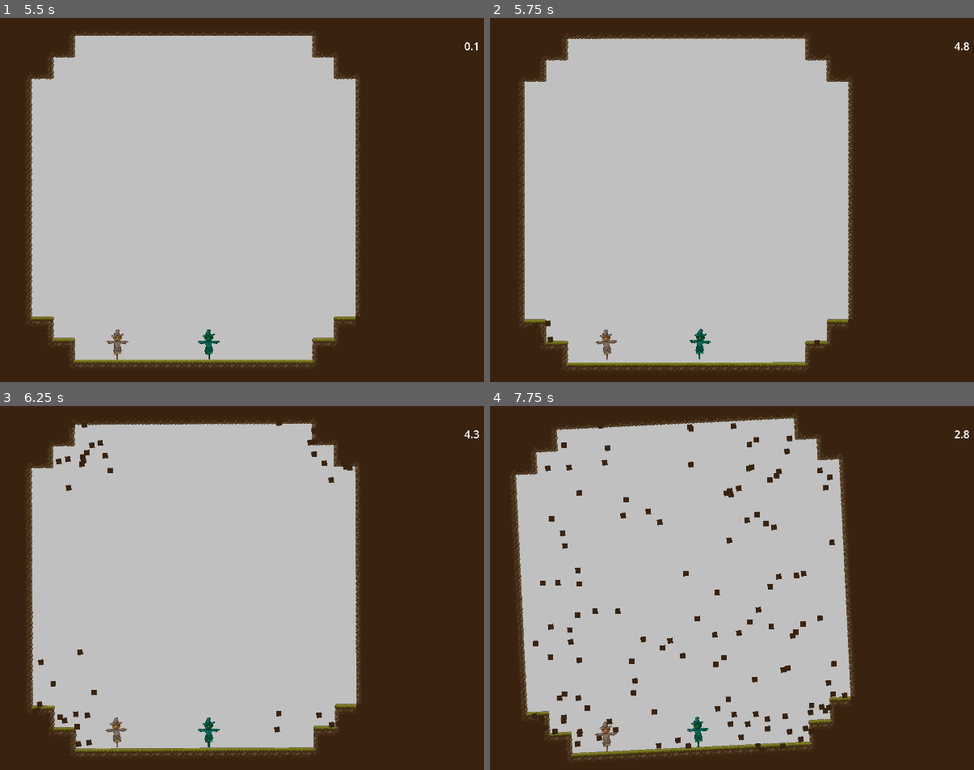
Above: before the commit, frames 1-4 (two rows, left to right).
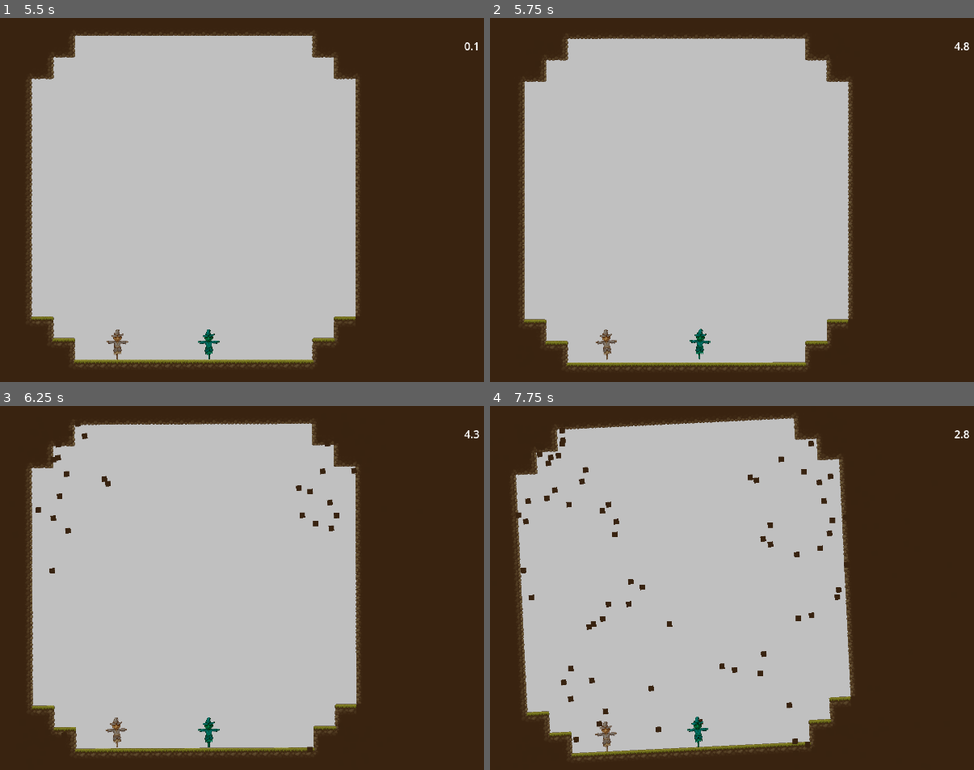
Above: after the commit, the same moments.

Repository: adudewithapc/piktiv-autumn-game-jam-2024
Game: Godot game, scene res://Scenes/UI/Menu.tscn
Same seed, same stepped clock (60 frames per second), same inputs: the game is played once before the commit and once after it. Sound files missing from this copy of the repository are replaced by a short silence.
Inputs:
- Up to frame 1 (5.5 s): click "Play" at 0.5 s; tap Enter (ui_accept) at 1.25, 1.52, 2, 2.27, 3.77, 4.52, 5, 5.27 s
- Up to frame 2 (5.75 s): no input
- Up to frame 3 (6.25 s): no input
- Up to frame 4 (7.75 s): tap Enter (ui_accept) at 6.77, 7.52 s

Frame 1 is identical in both runs. In frame 2, less than 0.1% of the frame differs, in the area x 8-70%, y 83-91%; in frame 3, 1.0%; in frame 4, 3.2%, in the area x 5-75%, y 4-95%.

Commit message:
CPU particles

Diff:
--- a/Scenes/LevelArt.tscn
+++ b/Scenes/LevelArt.tscn
@@ -17,15 +17,6 @@
 
 [sub_resource type="RectangleShape2D" id="RectangleShape2D_byneu"]
 size = Vector2(1088, 64)
-
-[sub_resource type="ParticleProcessMaterial" id="ParticleProcessMaterial_hbqhv"]
-particle_flag_disable_z = true
-angle_min = 1.07288e-05
-angle_max = 10.0
-spread = 180.0
-initial_velocity_min = 145.19
-initial_velocity_max = 421.05
-gravity = Vector3(0, 98, 0)
 
 [sub_resource type="Gradient" id="Gradient_27i2o"]
 offsets = PackedFloat32Array(0.75154)
@@ -95,37 +86,49 @@
 tile_map_data = PackedByteArray("AAAPAP7/AAACAAUAAAAPAP//AAACAAUAAAAPAAAAAAACAAUAAAAPAAEAAAACAAUAAAAPAAIAAAACAAUAAAAPAA …(4800 unchanged characters)…
 tile_set = ExtResource("1_ocwr7")
 
-[node name="GPUParticles2D" type="GPUParticles2D" parent="Stage"]
+[node name="GPUParticles2D" type="CPUParticles2D" parent="Stage"]
 position = Vector2(-445, -459)
 emitting = false
 amount = 100
-process_material = SubResource("ParticleProcessMaterial_hbqhv")
+lifetime = 2.0
 texture = SubResource("GradientTexture2D_osxq6")
-lifetime = 2.0
+spread = 180.0
+initial_velocity_min = 145.0
+initial_velocity_max = 420.0
+angle_max = 10.0
 
-[node name="GPUParticles2D2" type="GPUParticles2D" parent="Stage"]
-position = Vector2(445, -461)
+[node name="GPUParticles2D2" type="CPUParticles2D" parent="Stage"]
+position = Vector2(458, 448)
 emitting = false
 amount = 100
-process_material = SubResource("ParticleProcessMaterial_hbqhv")
+lifetime = 2.0
 texture = SubResource("GradientTexture2D_osxq6")
-lifetime = 2.0
+spread = 180.0
+initial_velocity_min = 145.0
+initial_velocity_max = 420.0
+angle_max = 10.0
 
-[node name="GPUParticles2D3" type="GPUParticles2D" parent="Stage"]
-position = Vector2(-442, 399)
+[node name="GPUParticles2D3" type="CPUParticles2D" parent="Stage"]
+position = Vector2(-468, 461)
 emitting = false
 amount = 100
-process_material = SubResource("ParticleProcessMaterial_hbqhv")
+lifetime = 2.0
 texture = SubResource("GradientTexture2D_osxq6")
-lifetime = 2.0
+spread = 180.0
+initial_velocity_min = 145.0
+initial_velocity_max = 420.0
+angle_max = 10.0
 
-[node name="GPUParticles2D4" type="GPUParticles2D" parent="Stage"]
-position = Vector2(438, 436)
+[node name="GPUParticles2D4" type="CPUParticles2D" parent="Stage"]
+position = Vector2(458, -457)
 emitting = false
 amount = 100
-process_material = SubResource("ParticleProcessMaterial_hbqhv")
+lifetime = 2.0
 texture = SubResource("GradientTexture2D_osxq6")
-lifetime = 2.0
+spread = 180.0
+initial_velocity_min = 145.0
+initial_velocity_max = 420.0
+angle_max = 10.0
 
 [node name="PlayerOne" parent="." instance=ExtResource("3_csi8t")]
 position = Vector2(-231, 270)
--- a/Scripts/Rotate.gd
+++ b/Scripts/Rotate.gd
@@ -3,7 +3,7 @@
 var rotationDegrees = 0
 @export var rotationIncrease = 0.02
 @export var maxRotationDegrees = 5
-@export var particles: Array[GPUParticles2D] = []
+@export var particles: Array[CPUParticles2D] = []
 var isRotating = false
 var rotatingRight = true
 
Not shown: 1 places in Scenes/LevelArt.tscn that only renumber resources
Not shown: 1 places in Scenes/UI/Menu.tscn that only renumber resources
